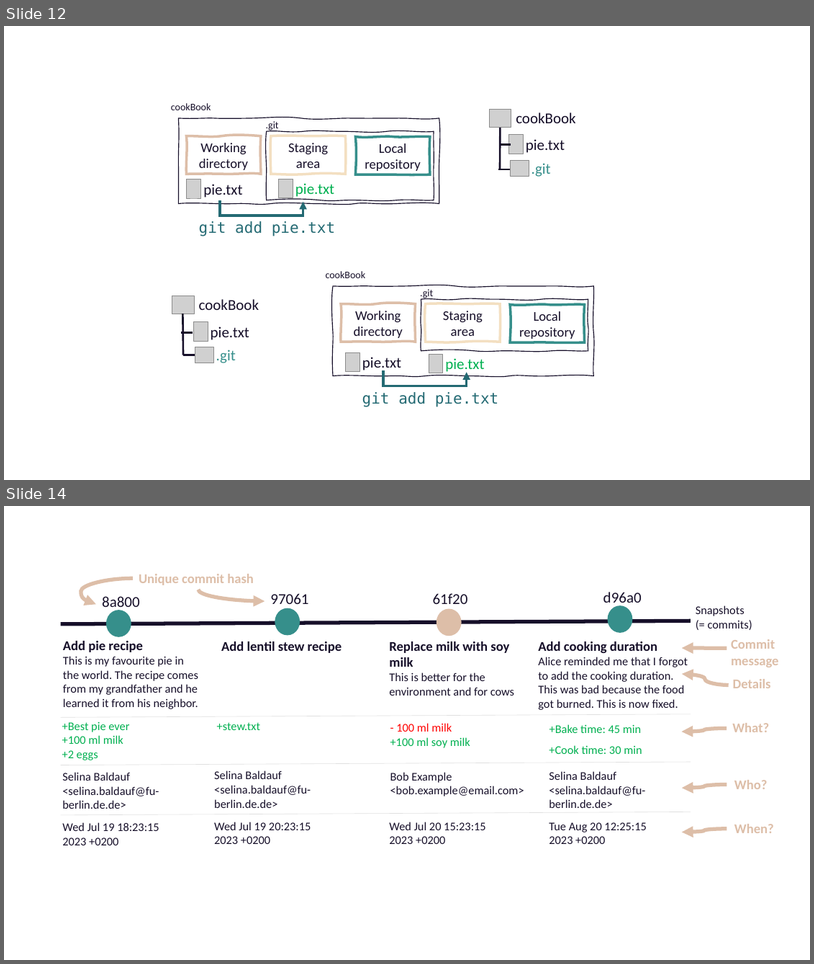
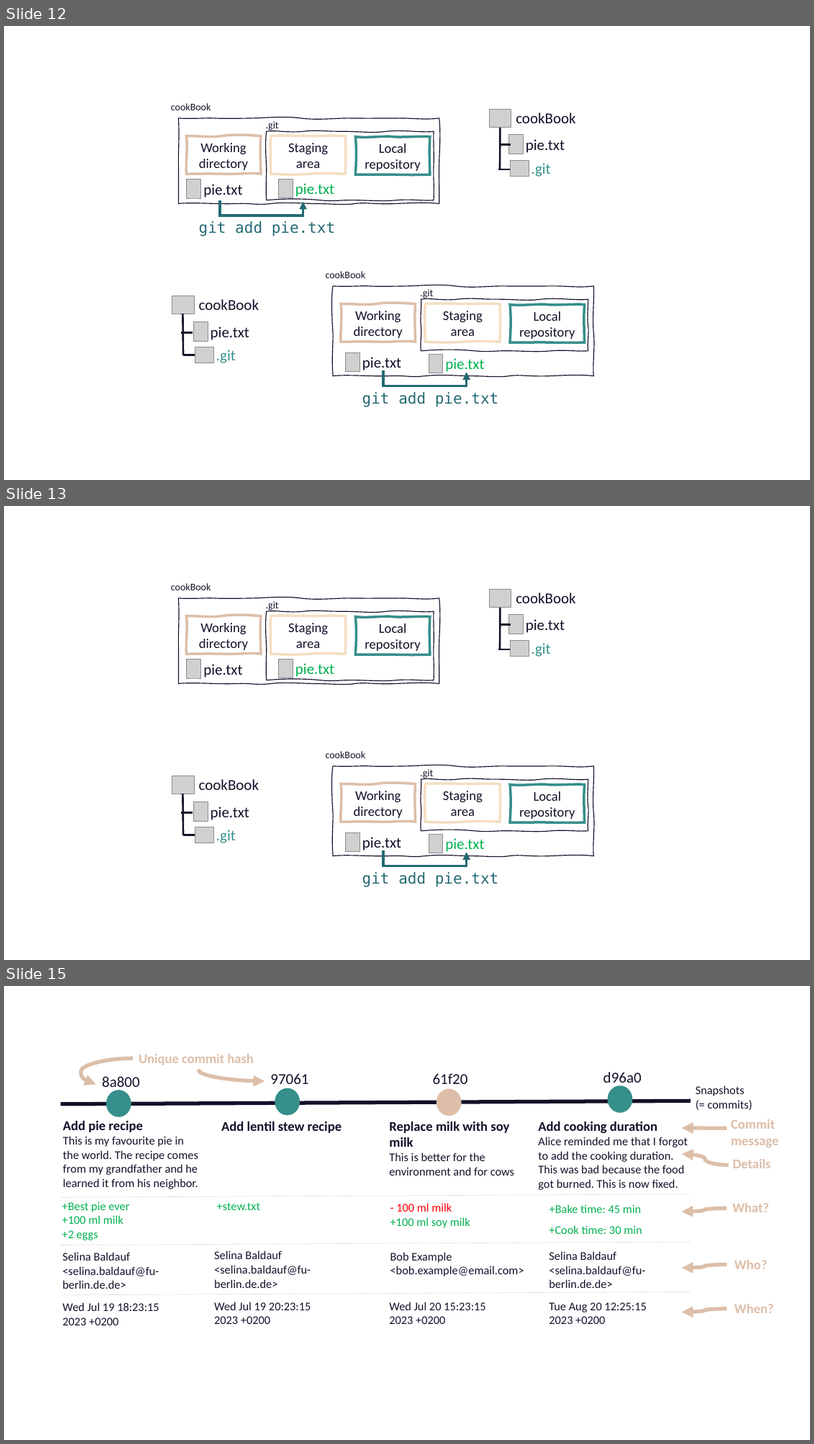
Before and after one commit to selinaZitrone/get-started-with-git, a slide deck: slides/img/images.pptx. Shown one above the other, each under a label of ours: slides 12 and 14 before the commit, slides 12, 13 and 15 after it; the slides between them are not shown. The pictures are 814x964 and 814x1444 pixels, drawn with LibreOffice and Linux fonts; fonts in the diff are those of the drawing; grey boxes stand for pictures. Boxes give left, top, right and bottom in pixels: in the first picture for what was removed or moved away, otherwise in the second. Text is boxed around its words. In the diff, an @@ line names an element or a change of style, - is before the commit and + after.

```diff
--- a/slides/img/images.pptx
+++ b/slides/img/images.pptx
@@ slide 13 added at box(4, 506, 810, 960), background #FFFFFF @@
@@ group added at box(171, 583, 576, 683): 7 texts, 5 pictures, 5 freeform shapes, 3 lines @@
+cookBook
+.git
+Working directory
+Staging area
+Local repository
+cookBook
+.git
+pie.txt
+pie.txt
+pie.txt
@@ group added at box(172, 776, 259, 843): 3 pictures, 3 lines, 3 texts @@
+cookBook
+.git
+pie.txt
@@ group added at box(326, 751, 594, 887): 5 freeform shapes, 5 texts, 2 pictures, 1 elbow arrow @@
+Working directory
+Staging area
+Local repository
+cookBook
+.git
+pie.txt
+pie.txt
+git add pie.txt
@@ what was slide 14 is now slide 15 @@
```
Also in this commit, not shown: 6 slides changed, 2 other slides added, 1 slide removed, 2 other files.
